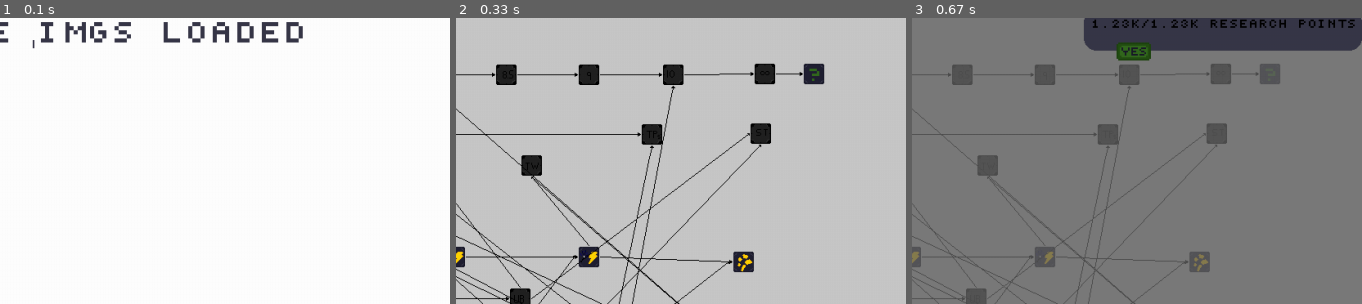
Above: before the commit, frames 1-3 (left to right).
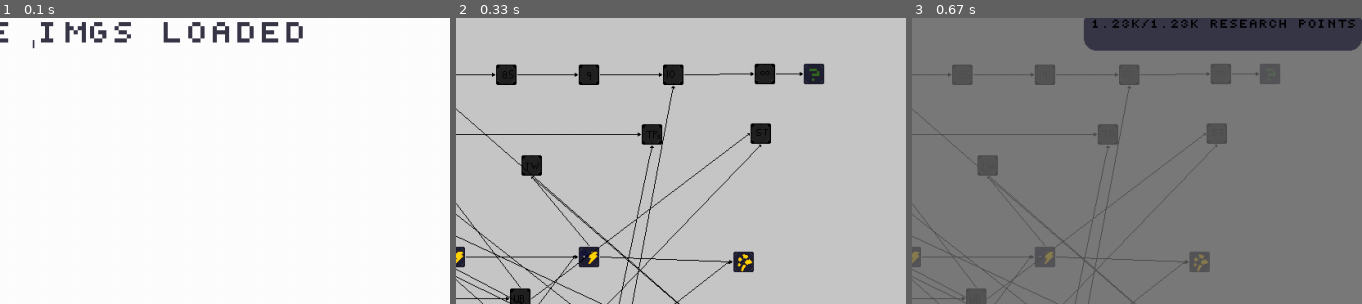
Above: after the commit, the same moments.

Repository: The1stBurb/Factory-GAME
Game: pygame game, started from main.py
Two runs of this game, one before a commit and one after it. Both use one fixed random seed, a clock stepped at 60 frames per second and the inputs below.
Inputs (mouse positions are % of the whole screen's width and height, from its top left):
- Up to frame 1 (0.1 s): no input
- Up to frame 2 (0.33 s): no input
- Up to frame 3 (0.67 s): press the mouse at (11, 20) at 0.37 s; move the mouse to (18, 47) at 0.47 s; release the mouse at (26, 73) at 0.6 s
The pictures show only the part of the screen within x 50-100%, y 0-50%; the shares and areas given below are measured in that part.

Frames 1-2 are identical in both runs. In frame 3, 0.5% of the frame differs, in the area x 45-54%, y 8-16%.

Commit message:
fixy image

Diff:
--- a/main.py
+++ b/main.py
@@ -268,6 +268,10 @@
         # elif i.type==pygame.MOUSEBUTTONUP:
         #     buttons=[False,False,False]
     rt.disp()
+    if rt.highlight!="":
+        pb.rect(X-340,-10,340,50,radius=15,col=lightpurple)
+        text.print(f"1.23K/1.23K Research Points",X-5,0,colour=(0,0,0),sz=2,right_align=True)
+        # pb.image(rt.yes,X-300,30)
     for i in rt.spots:
         if box(ms[0],ms[1],eval(i)[0],eval(i)[1]):
             pb.translate((X-110 if ms[0]+110>X else ms[0])+(10 if ms[1]-50<0 else 0),(ms[1] if ms[1]-50<0 else ms[1]-50))#
@@ -285,10 +289,6 @@
                 # print(rt.highlight)
                 rt.highlight=rt.spots[i] if rt.highlight!=rt.spots[i] else ""
                 # print(rt.highlight)
-    if rt.highlight!="":
-        pb.rect(X-340,-10,340,50,radius=15,col=lightpurple)
-        text.print(f"1.23K/1.23K Research Points",X-5,0,colour=(0,0,0),sz=2,right_align=True)
-        pb.image(rt.yes,X-300,30)
     pb.flip()
     pastBtn=buttons.copy()
     # buttons=[False,False,False]
